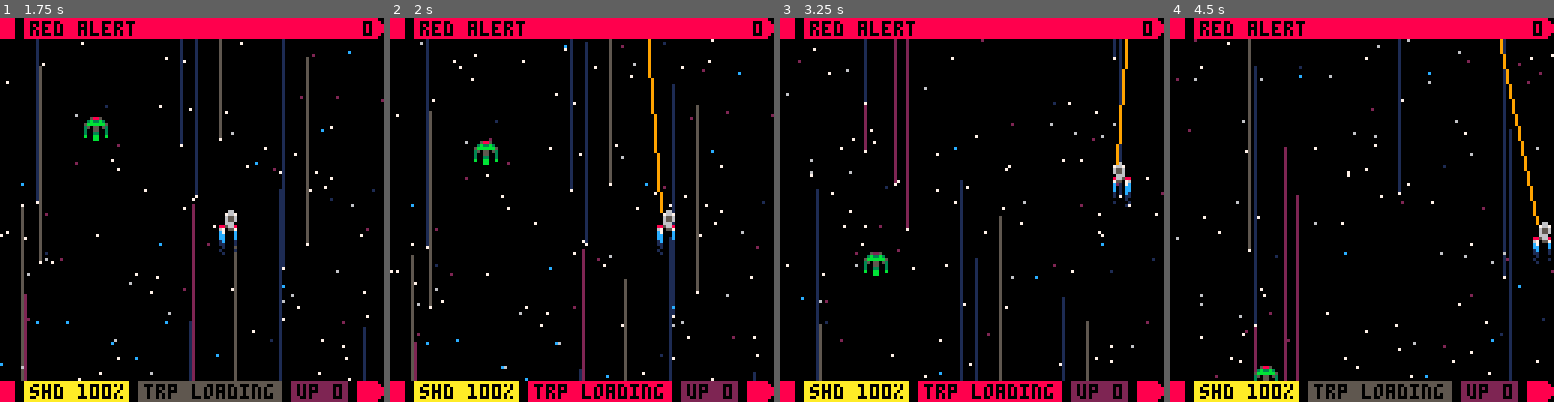
Above: before the commit, frames 1-4 (left to right).
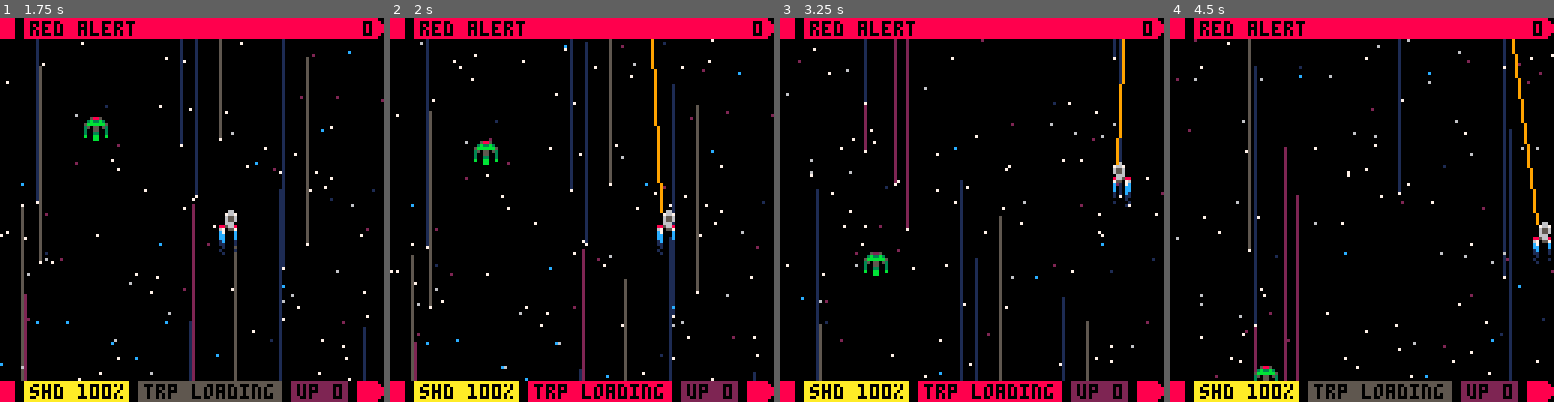
Above: after the commit, the same moments.

Repository: fab-industries/red-alert
Game: PICO-8 cartridge redalert.p8
Same seed, same stepped clock (60 frames per second), same inputs: the game is played once before the commit and once after it.
Inputs:
- Up to frame 1 (1.75 s): tap X (X key) at 0.33, 1.07 s; tap O (Z key) at 0.7, 1.7 s; hold Right from 1.6 s (still down)
- Up to frame 2 (2 s): keep holding Right; tap X (X key) at 1.85 s
- Up to frame 3 (3.25 s): release Right at 2.1 s; tap O (Z key) at 2.1, 2.5, 2.9 s; hold Up 2.15-2.42 s; hold Right 2.47-3.03 s; tap X (X key) at 2.97 s; hold Left from 3.08 s (still down)
- Up to frame 4 (4.5 s): tap O (Z key) at 3.3, 3.7, 4.1 s; release Left at 3.58 s; hold Down 3.63-3.97 s; hold Right from 4.02 s (still down); tap X (X key) at 4.08 s

Frame 1 is identical in both runs. In frame 2, 0.5% of the frame differs, in the area x 67-72%, y 5-46%; in frame 3, 0.2%; in frame 4, 0.7%, in the area x 85-97%, y 5-52%.

Commit message:
Hit effects and prep for explosions

Diff:
--- a/redalert.p8
+++ b/redalert.p8
@@ -54,6 +54,7 @@
 
  tailspr={7,8,9}
  torpflash=0
+ phend=-128
  tcols={1,2,5}
  ship={}
  ship.x=64
@@ -71,6 +72,7 @@
  stars={}
  torps={}
  enemies={}
+ explods={}
  score=0
  scoredisp=0
 
@@ -162,13 +164,12 @@
 	  for mytorp in all(torps) do
 	   if col(myen,mytorp) then
 	    del(torps,mytorp)
-	    sfx(3)
+	    sfx(5)
 	    score+=5
 	    score+=20
 	    myen.hp-=5
 		   if myen.hp<=0 then
-		    del(enemies,myen)
-		    spwn_en()
+		    kill_en(myen)
 		   end
 	   end
 	  end
@@ -179,21 +180,20 @@
 
  --collision phaser x enemies
  for myen in all(enemies) do
-  if myen.invuln<=0 then
-	  if phcol(ship.x+2,ship.y,ship.xf+2,ship.y-128,myen) and ship.pht>0 then
-	   del(torps,mytorp)
-	   sfx(3)
+	 if phcol(ship.x+2,ship.y,ship.xf+2,ship.y-128,myen) and ship.pht>0 then
+	  phend=myen.y+10
+	  if myen.invuln<=0 then
+	   sfx(4)
 	   score+=1
 	   score+=20
 	 	 myen.hp-=1
-	 	 myen.invuln=10
+	 	 myen.invuln=30
 		  if myen.hp<=0 then
-		   del(enemies,myen)
-		   spwn_en()
+     kill_en(myen)
 		  end
+   else
+	   myen.invuln-=1
 	  end
- 	else
-	  myen.invuln-=1
 	 end
  end
 
@@ -206,8 +206,7 @@
 	   invuln=60
 	   myen.hp-=50
 	   if myen.hp<=0 then
-	    del(enemies,myen)
-	    spwn_en()
+     kill_en(myen)
 	   end
 
 	   if ship.cont==false then
@@ -311,7 +310,29 @@
  for myen in all(enemies) do
   local enspr={16,16,16,17}
   myen.spr=enspr[t\30%4+1]
-  draw_spr(myen)
+  if myen.invuln>0 then
+   if sin(t/7)<0.5 then
+	   fillp(0xd7b6)
+	   ovalfill(myen.x-2,myen.y-4,myen.x+9,myen.y+11,8)
+	   fillp()
+	   pal(3,8)
+	   pal(5,8)
+	   pal(11,8)
+	   pal(8,2)
+	   draw_spr(myen)
+	   pal()
+	   oval(myen.x-2,myen.y-4,myen.x+9,myen.y+11,8)
+   else
+	   pal(3,7)
+	   pal(5,6)
+	   pal(11,7)
+	   draw_spr(myen)
+	   pal()
+	   oval(myen.x-2,myen.y-4,myen.x+9,myen.y+11,8)
+   end
+  else
+   draw_spr(myen)
+  end
  end
 
  --animate torpedo
@@ -323,13 +344,23 @@
 
  --phaser fire
  if ship.pht>0 then
-  line(ship.x+2,ship.y,ship.xf+2,ship.y-128,9)
+  line(ship.x+2,ship.y,ship.xf+2,phend,9)
  end
 
  --torpedo flash
  if torpflash>0 then
   circfill(ship.x+4,ship.y-2,torpflash,8)
   circfill(ship.x+3,ship.y-2,torpflash,9)
+ end
+
+ --explosions
+ for myexpl in all(explods) do
+  --explosion draw code goes
+  --here
+ end
+
+ if phend!=-128 and t%6==0 then
+  phend=-128
  end
 
  draw_ui()
@@ -437,6 +468,20 @@
  myen.invuln=0
 
  add(enemies,myen)
+end
+
+function kill_en(myen)
+	del(enemies,myen)
+	sfx(3)
+	explode(myen.x,myen.y)
+	spwn_en()
+end
+
+function explode(expx,expy)
+ local myexpl={}
+ myexpl.x=expx
+ myexpl.y=expy
+ add(explods,myexpl)
 end
 
 function draw_ui()
Not shown, changed: the sound effects (__sfx__) section of redalert.p8
